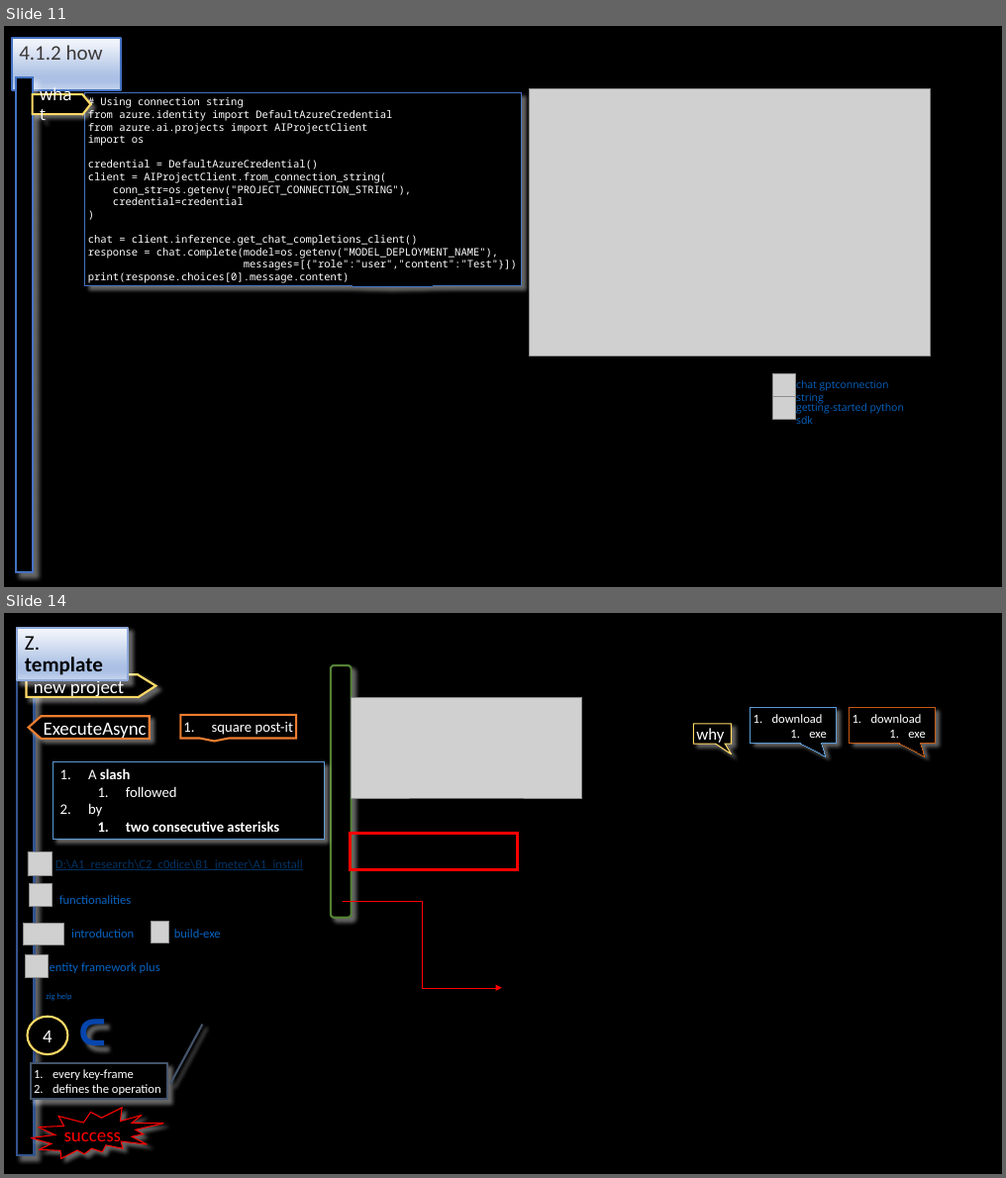
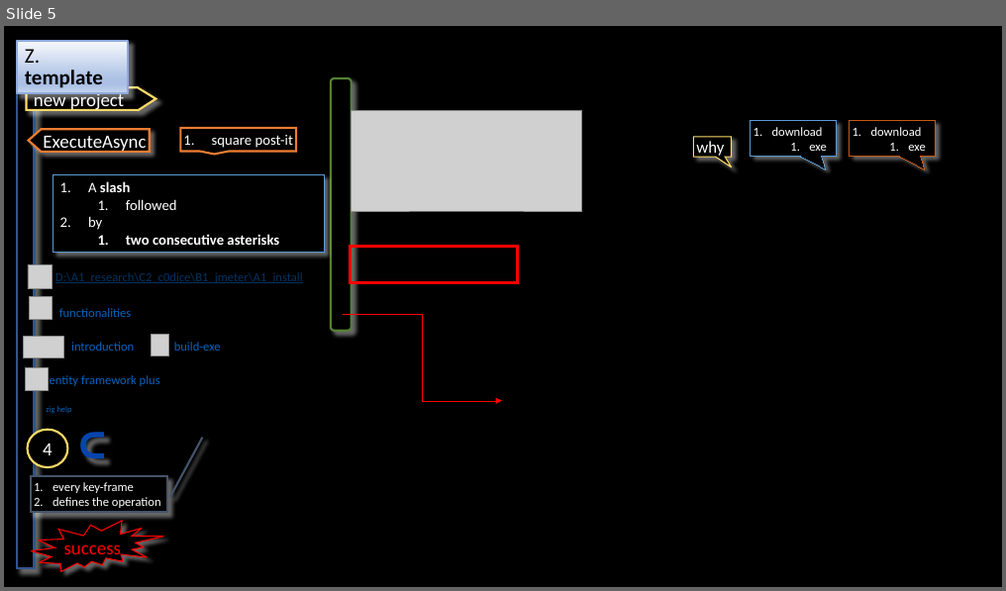
Before and after one commit to 1010836/portfolio, a slide deck: foundry/foundry.odp. Shown one above the other, each under a label of ours: slides 11 and 14 before the commit, slide 5 after it; the slides between them are not shown. The pictures are 1006x1178 and 1006x591 pixels, drawn with LibreOffice and Linux fonts; fonts in the diff are those of the drawing; grey boxes stand for pictures; background and template pictures are left out. Boxes give left, top, right and bottom in pixels: in the first picture for what was removed or moved away, otherwise in the second. Text is boxed around its words. In the diff, an @@ line names an element or a change of style, - is before the commit and + after.

```diff
--- a/foundry/foundry.odp
+++ b/foundry/foundry.odp
@@ slide 11 removed at (4, 26, 1002, 587), background #000000 @@
@@ title removed at (12, 38, 120, 68) @@
-4.1.2 how
@@ rectangle removed at (16, 77, 33, 572) @@
@@ freeform shape removed at (33, 94, 91, 114) @@
-what
@@ speech box removed at (85, 92, 522, 285) @@
-# Using connection string
-from azure.identity import DefaultAzureCredential
-from azure.ai.projects import AIProjectClient
-import os
-credential = DefaultAzureCredential()
-client = AIProjectClient.from_connection_string(
-conn_str=os.getenv("PROJECT_CONNECTION_STRING"),
-credential=credential
-)
-chat = client.inference.get_chat_completions_client()
-response = chat.complete(model=os.getenv("MODEL_DEPLOYMENT_NAME"),
-messages=[{"role":"user","content":"Test"}])
-print(response.choices[0].message.content)
@@ picture removed at (530, 89, 931, 357) @@
@@ picture removed at (773, 374, 795, 396) @@
@@ text removed at (796, 380, 889, 404) @@
-chat gptconnection string
@@ picture removed at (773, 396, 795, 419) @@
@@ text removed at (796, 401, 904, 424) @@
-getting-started python sdk
@@ what was slide 14 is now slide 5 @@
```
Also in this commit, not shown: 3 slides changed, 1 slide added, 9 other slides removed, 1 other file.
